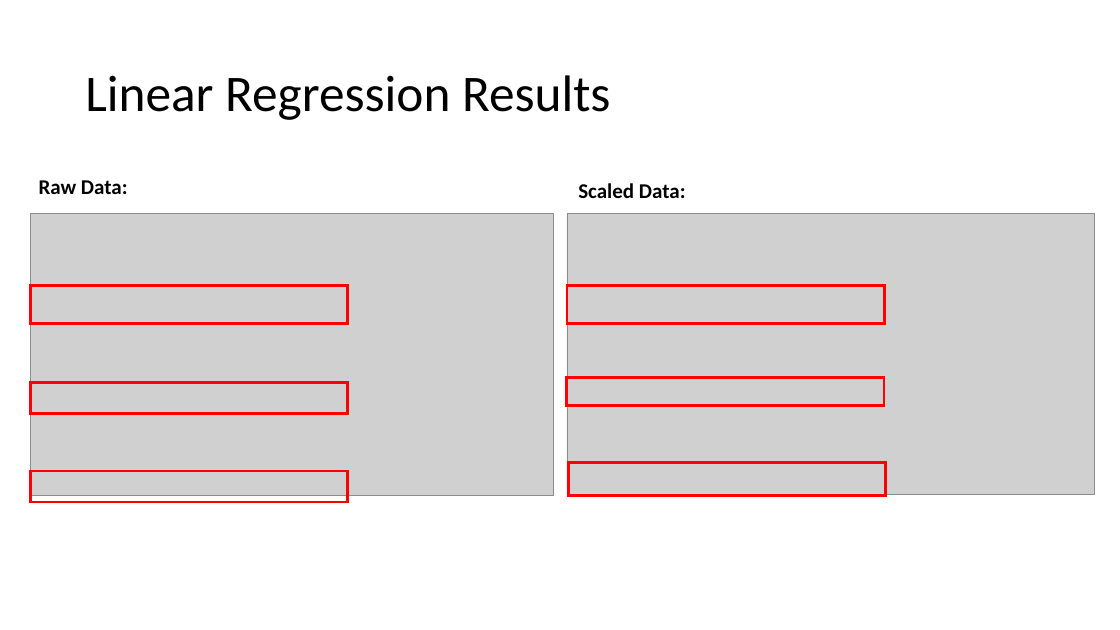
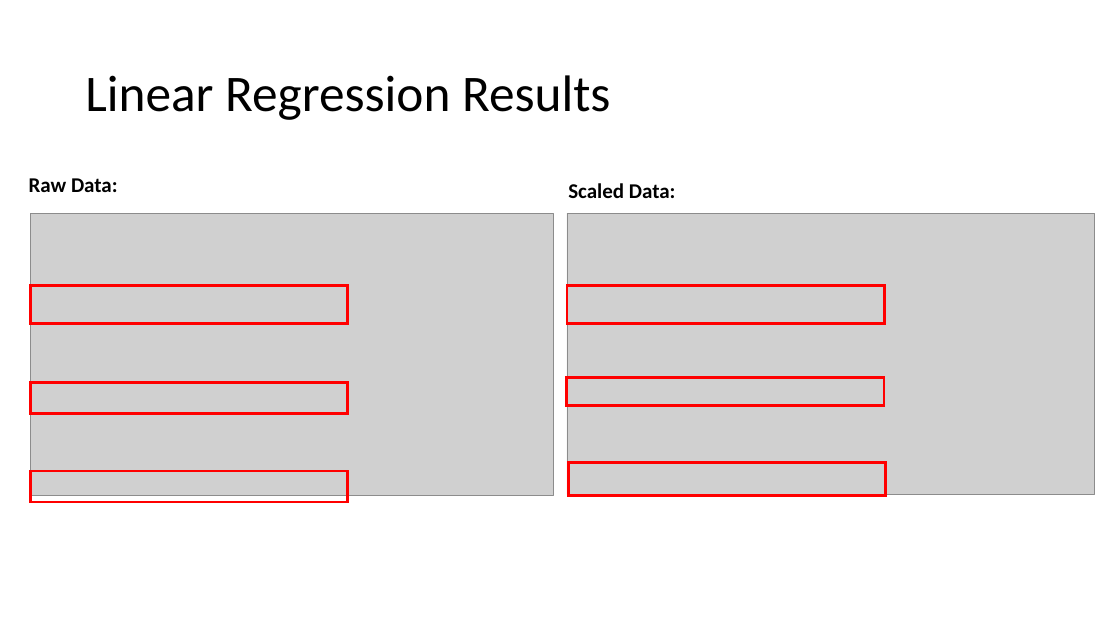
Before and after one commit to sbooysen/C-is-for-Cookie, a slide deck: slide 3 of Presentation/model_slides.pptx. Drawn at 1120x630 pixels with LibreOffice and Linux fonts; fonts in the diff are those of the drawing; grey boxes stand for pictures. Boxes give left, top, right and bottom in pixels: in the first picture for what was removed or moved away, otherwise in the second. Text is boxed around its words. In the diff, an @@ line names an element or a change of style, - is before the commit and + after.

Commit message:
Updating slides through logistic regression model conclusions

```diff
--- a/Presentation/model_slides.pptx
+++ b/Presentation/model_slides.pptx
@@ text "Raw Data:": place and size @@
-text "Raw Data:" at <box>39,180,128,194</box>
+text "Raw Data:" at <box>29,178,118,192</box>
@@ text "Scaled Data:": place and size @@
-text "Scaled Data:" at <box>578,183,686,198</box>
+text "Scaled Data:" at <box>568,183,676,198</box>
```
Also in this commit, not shown: 4 other slides changed.
